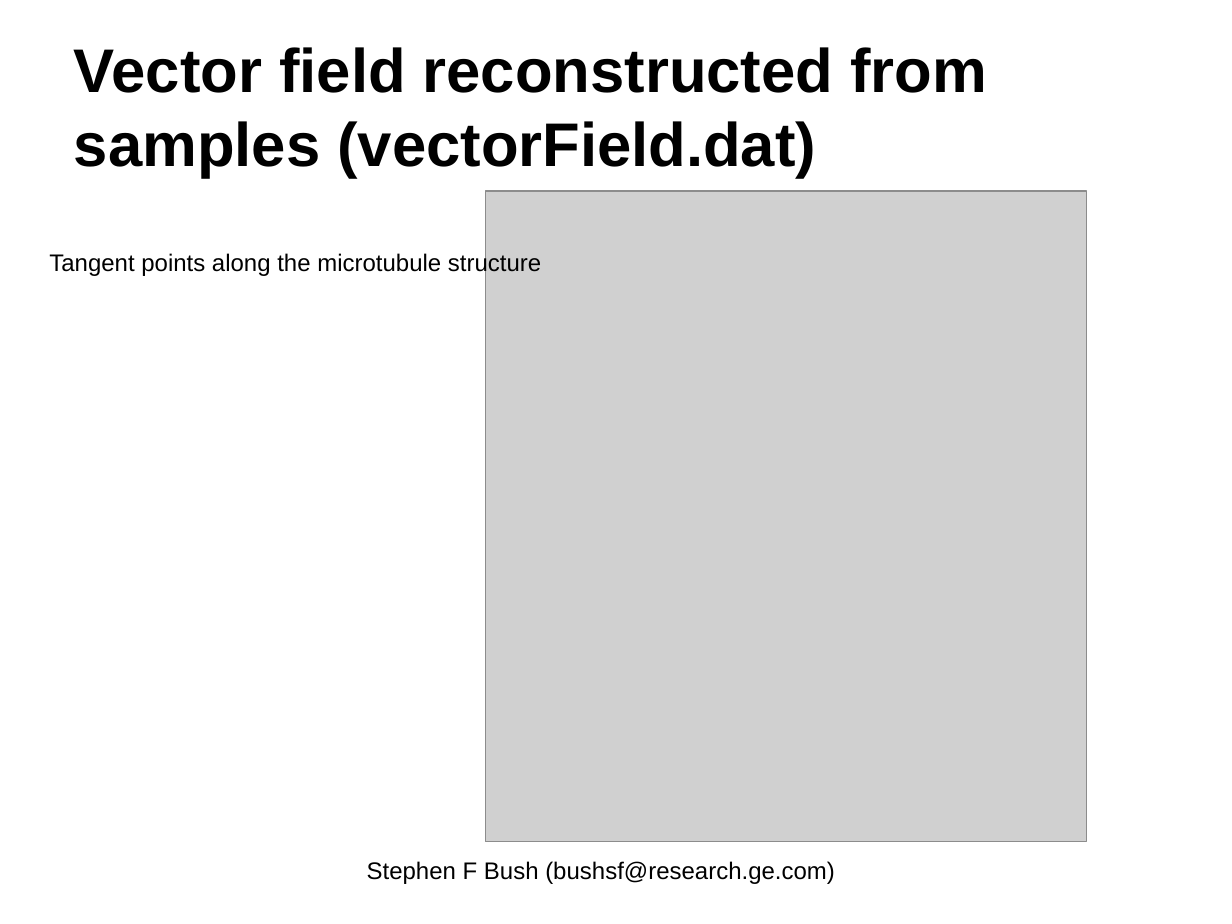
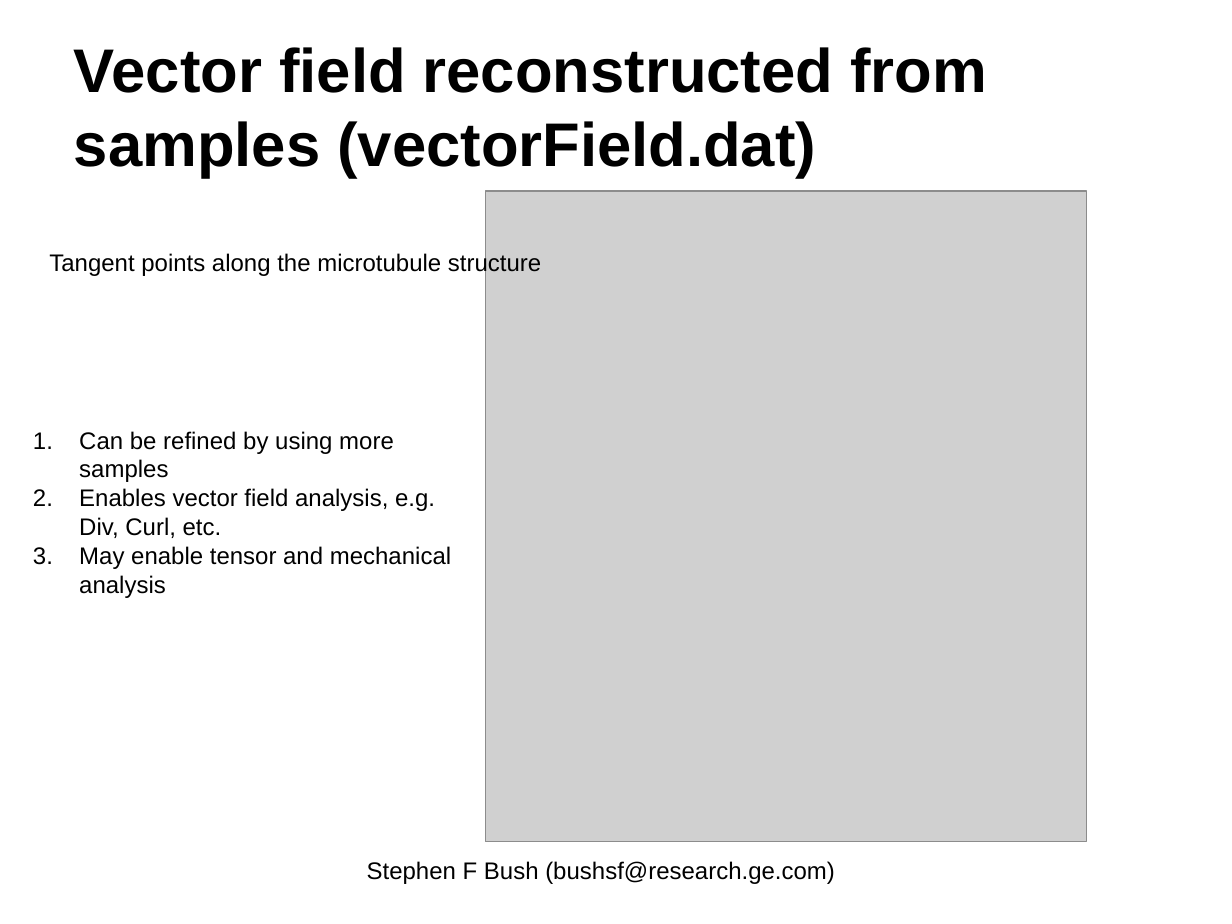
Before and after one commit to EnzoRong1013/ieee-p1906-1-reference-code, a slide deck: slide 9 of trunk/p1906-1-Field-Component-Update.pptx. Drawn at 1232x924 pixels with LibreOffice and Linux fonts; fonts in the diff are those of the drawing; grey boxes stand for pictures. Boxes give left, top, right and bottom in pixels: in the first picture for what was removed or moved away, otherwise in the second. Text is boxed around its words. In the diff, an @@ line names an element or a change of style, - is before the commit and + after.

```diff
--- a/trunk/p1906-1-Field-Component-Update.pptx
+++ b/trunk/p1906-1-Field-Component-Update.pptx
@@ text added at box(79, 431, 451, 598), 14 pt, text #000000 @@
+1. Can be refined by using more samples
+2. Enables vector field analysis, e.g. Div, Curl, etc.
+3. May enable tensor and mechanical analysis
```
Also in this commit, not shown: 1 other slide changed.
